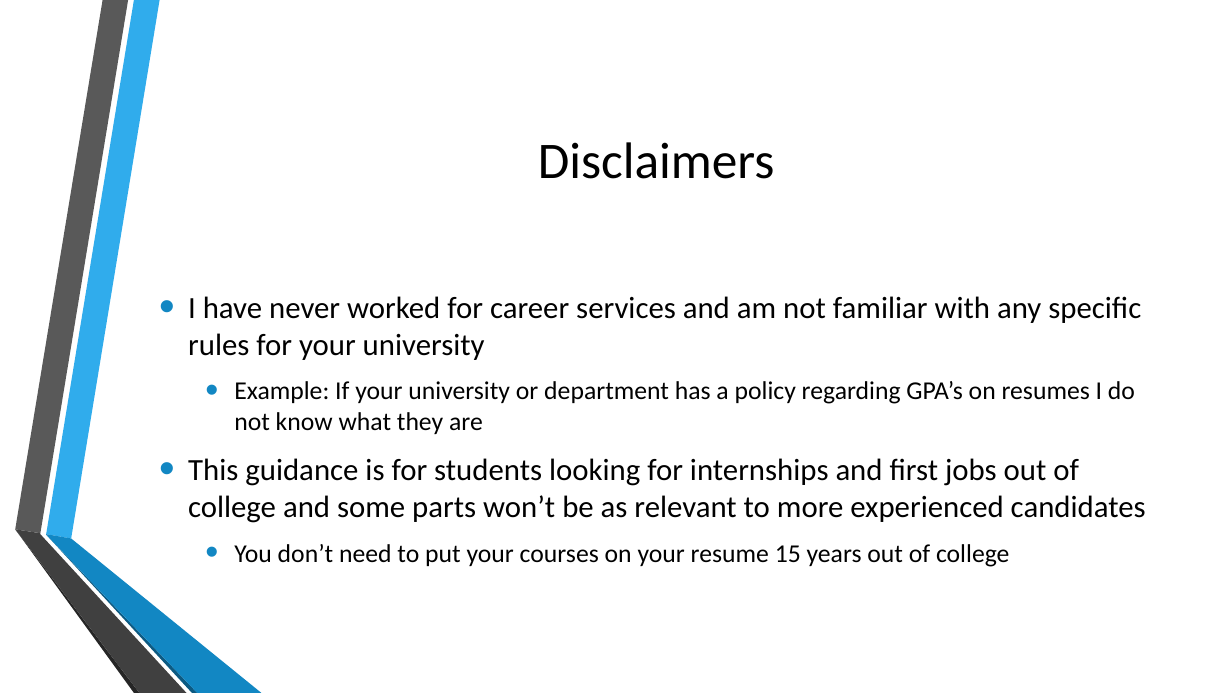
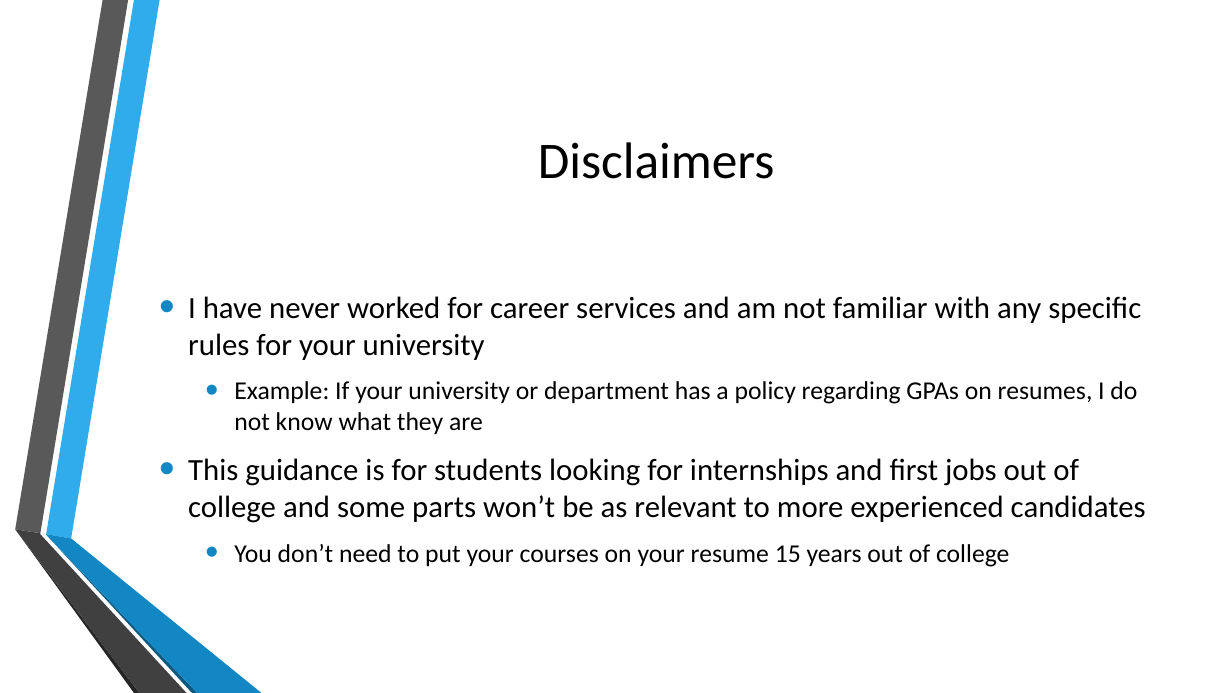
Before and after one commit to prakitmohal/presentations, a slide deck: slide 5 of Resumes 101.pptx. Drawn at 1232x693 pixels with LibreOffice and Linux fonts; fonts in the diff are those of the drawing; background and template pictures are left out. Boxes give left, top, right and bottom in pixels: in the first picture for what was removed or moved away, otherwise in the second. Text is boxed around its words. In the diff, an @@ line names an element or a change of style, - is before the commit and + after.

```diff
--- a/Resumes 101.pptx
+++ b/Resumes 101.pptx
@@ text at (234,381,1137,434): text changed @@
-  • Example: If your university or department has a policy regarding GPA’s on resumes I do not know what they are
+  • Example: If your university or department has a policy regarding GPAs on resumes, I do not know what they are
```
Also in this commit, not shown: 15 other slides changed, 1 slide added, 1 other file.
